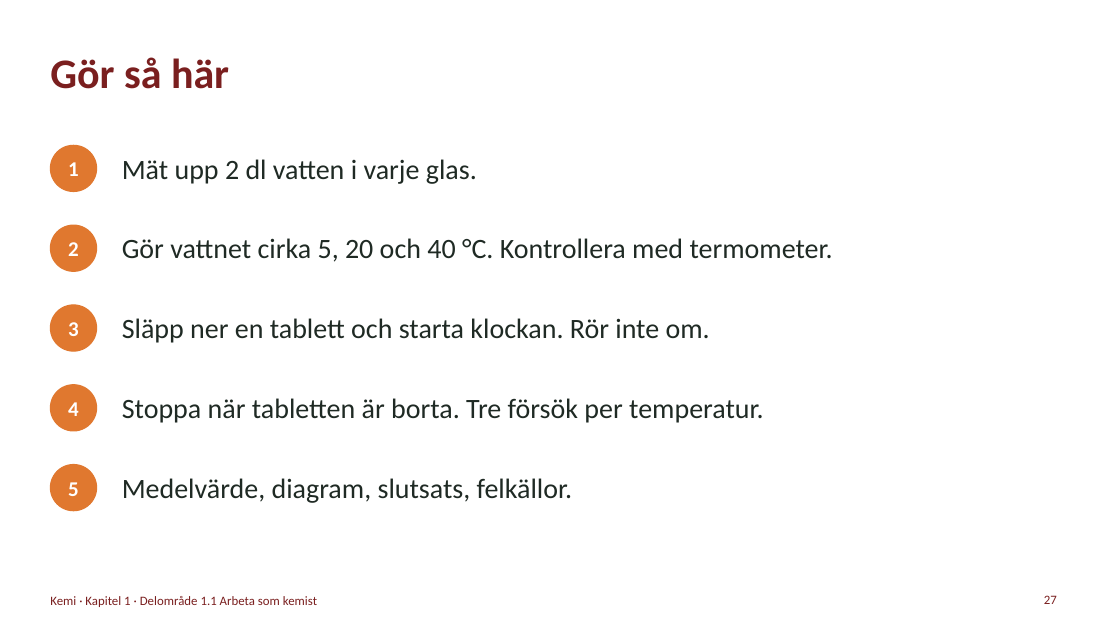
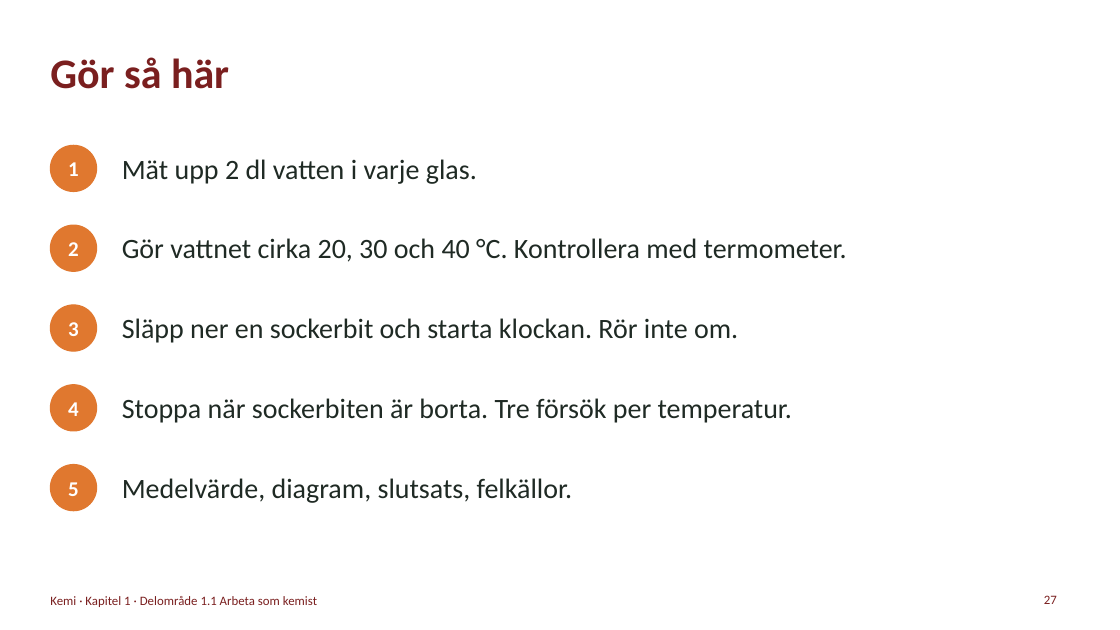
Before and after one commit to sweviktor95/pluggis, a slide deck: slide 27 of planering/kemi-omrade1/kemi-1-kemi-som-vetenskap.pptx. Drawn at 1120x630 pixels with LibreOffice and Linux fonts; fonts in the diff are those of the drawing. Boxes give left, top, right and bottom in pixels: in the first picture for what was removed or moved away, otherwise in the second. Text is boxed around its words. In the diff, an @@ line names an element or a change of style, - is before the commit and + after.

```diff
--- a/planering/kemi-omrade1/kemi-1-kemi-som-vetenskap.pptx
+++ b/planering/kemi-omrade1/kemi-1-kemi-som-vetenskap.pptx
@@ text at (122, 238, 847, 262): text changed @@
-Gör vattnet cirka 5, 20 och 40 °C. Kontrollera med termometer.
+Gör vattnet cirka 20, 30 och 40 °C. Kontrollera med termometer.
@@ text at (122, 318, 738, 343): text changed @@
-Släpp ner en tablett och starta klockan. Rör inte om.
+Släpp ner en sockerbit och starta klockan. Rör inte om.
@@ text at (122, 398, 792, 423): text changed @@
-Stoppa när tabletten är borta. Tre försök per temperatur.
+Stoppa när sockerbiten är borta. Tre försök per temperatur.
```
Also in this commit, not shown: 9 other slides changed, 40 other files.
